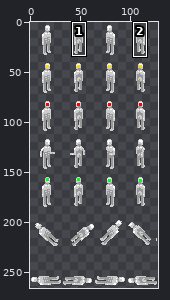
Sprite sheet: chars/1.png. The first picture is a wide view before the edit; the outline marks the close-up.
Close-up. Earlier state:
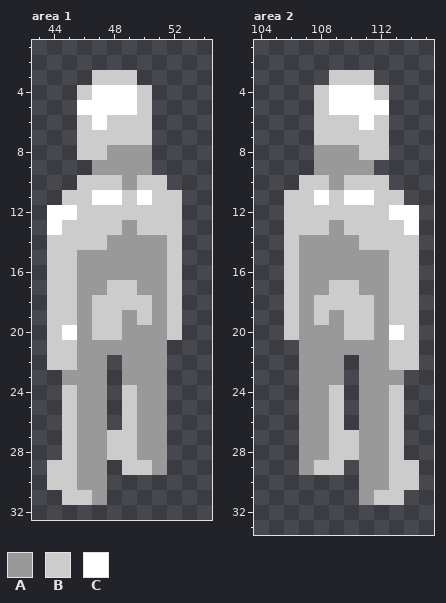
The file is 128x266 pixels. Colours within 5 levels of each other are drawn and written as one. Shown: area 1: x 43..54, y 1..32; area 2: x 104..115, y 1..33. The commit also changed other parts of the picture, which this record leaves out.
Palette (. is transparent): A #999999  B #cccccc  C #ffffff
Pixels before, area 1, first column x 44:
 3 ...BBB...
 4 ..BCCCB..
 5 ..CCCCB..
 6 ..BCBBB..
 7 ..BBBBB..
 8 ..BBAAA..
 9 ...AAAA..
10 ..BBBABB.
11 .BBCCBCBB
12 CCBBBBBBB
13 CBBBBABBB
14 BBBBAAAAB
15 BBAAAAAAB
16 BBAAAAAAB
17 BBAABBAAB
18 BBABBBBAB
19 BBABBABAB
20 BCABBAAAB
21 BBAAAAAA.
22 BBAA.AAA.
23 .AAA.AAA.
24 .BAA.BAA.
25 .BAA.BAA.
26 .BAA.BAA.
27 .BAABBAA.
28 .BAABBAA.
29 BBAA.BBA.
30 BBAA.....
31 .BBA.....
Pixels before, area 2, first column x 106:
 3 ...BBB...
 4 ..BCCCB..
 5 ..BCCCC..
 6 ..BBBCB..
 7 ..BBBBB..
 8 ..AAABB..
 9 ..AAAA...
10 .BBABBB..
11 BBCBCCBB.
12 BBBBBBBCC
13 BBBABBBBC
14 BAAAABBBB
15 BAAAAAABB
16 BAAAAAABB
17 BAABBAABB
18 BABBBBABB
19 BABABBABB
20 BAAABBACB
21 .AAAAAABB
22 .AAA.AABB
23 .AAA.AAA.
24 .AAB.AAB.
25 .AAB.AAB.
26 .AAB.AAB.
27 .AABBAAB.
28 .AABBAAB.
29 .ABB.AABB
30 .....AABB
31 .....ABB.
After the commit:
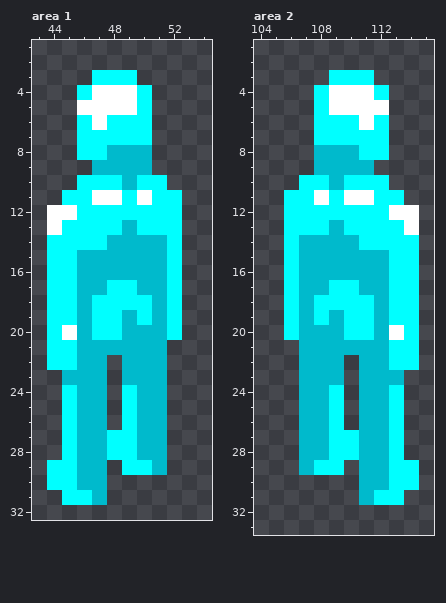
Changes in this commit:
{"colour":"A","old":"#999999","new":"#00bacc"}
{"colour":"B","old":"#cccccc","new":"#00ffff"}
